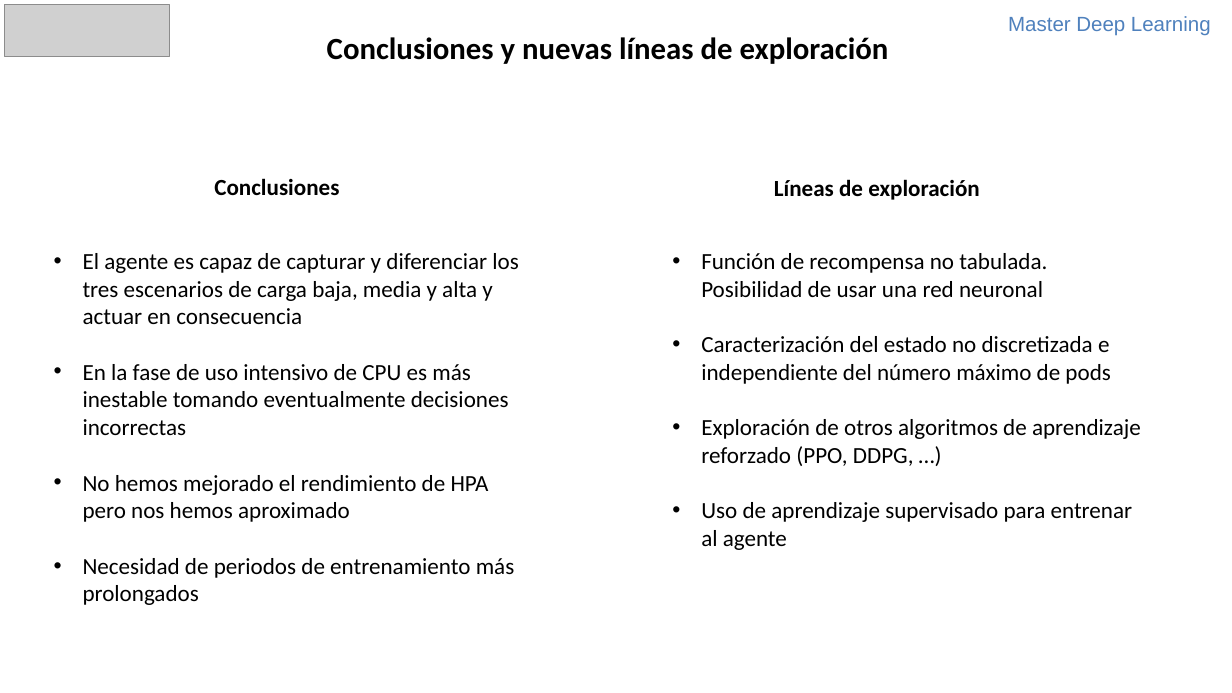
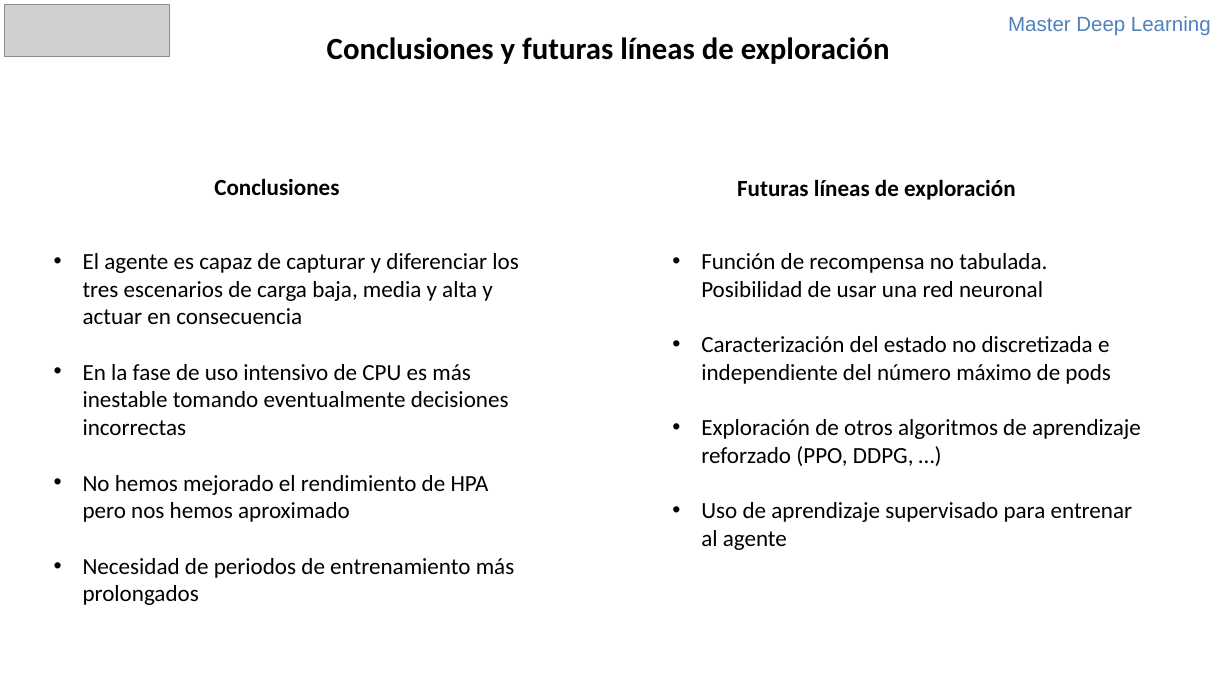
Before and after one commit to mlalandag/HPAwDRL, a slide deck: slide 16 of doc/HPAWithDQN.pptx. Drawn at 1232x693 pixels with LibreOffice and Linux fonts; fonts in the diff are those of the drawing; grey boxes stand for pictures. Boxes give left, top, right and bottom in pixels: in the first picture for what was removed or moved away, otherwise in the second. Text is boxed around its words. In the diff, an @@ line names an element or a change of style, - is before the commit and + after.

Commit message:
Presentación

```diff
--- a/doc/HPAWithDQN.pptx
+++ b/doc/HPAWithDQN.pptx
@@ text at (327,37,890,64): text changed @@
-Conclusiones y nuevas líneas de exploración
+Conclusiones y futuras líneas de exploración
@@ text at (737,179,1016,200): text changed @@
-Líneas de exploración
+Futuras líneas de exploración
```
Also in this commit, not shown: 1 other slide changed.
